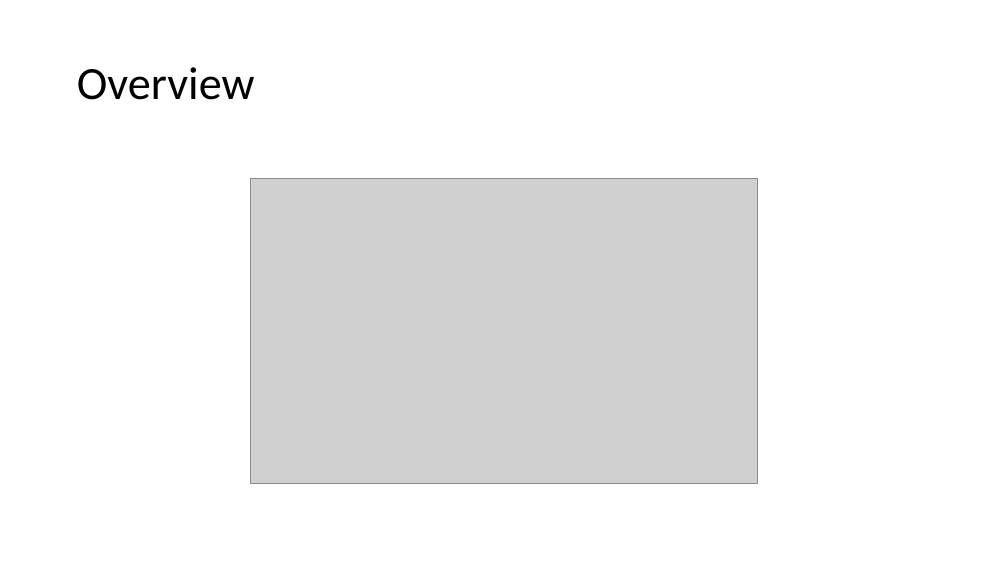
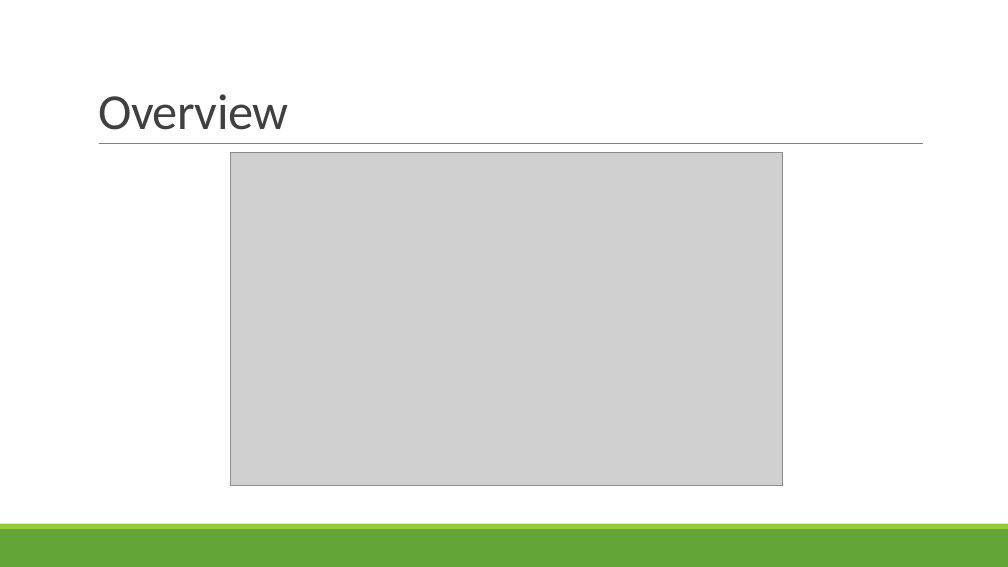
Before and after one commit to yanaa16/github-uebung, a slide deck: slide 10 of Einführung in Git und Github.pptx. Drawn at 1008x567 pixels with LibreOffice and Linux fonts; fonts in the diff are those of the drawing; grey boxes stand for pictures. Boxes give left, top, right and bottom in pixels: in the first picture for what was removed or moved away, otherwise in the second. Text is boxed around its words. In the diff, an @@ line names an element or a change of style, - is before the commit and + after.

```diff
--- a/Einführung in Git und Github.pptx
+++ b/Einführung in Git und Github.pptx
@@ title "Overview" moved from (x1=77, y1=67, x2=255, y2=100) to (x1=98, y1=94, x2=288, y2=130) @@
@@ title "Overview" at (x1=98, y1=94, x2=288, y2=130): size 44 to 48 pt, text colour #000000 to #404040, letter spacing 0 to -0.5 pt; line spacing 0.9 to 0.85; vertical alignment middle to bottom @@
@@ line added from (99, 144) to (923, 144), #808080 0.5 pt @@
@@ picture resized from (x1=251, y1=178, x2=758, y2=484) to (x1=231, y1=153, x2=783, y2=485) @@
@@ rectangle added at (x1=0, y1=529, x2=1008, y2=567), fill #63A537 @@
@@ rectangle added at (x1=0, y1=524, x2=1008, y2=529), fill #99CB38 @@
```
Also in this commit, not shown: 17 other slides changed, 2 other files.
